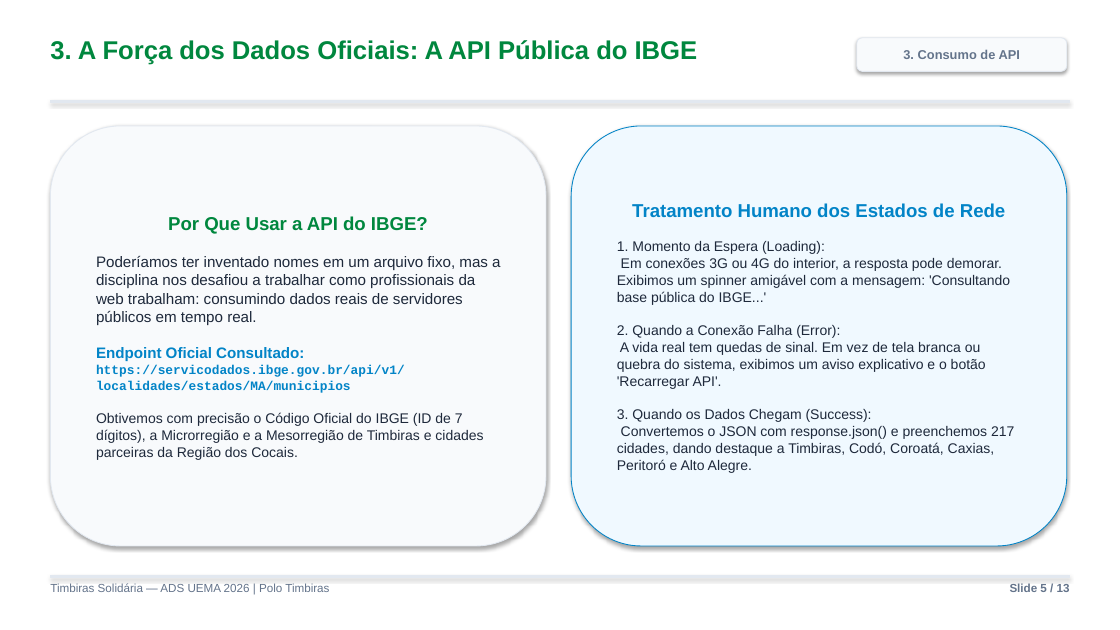
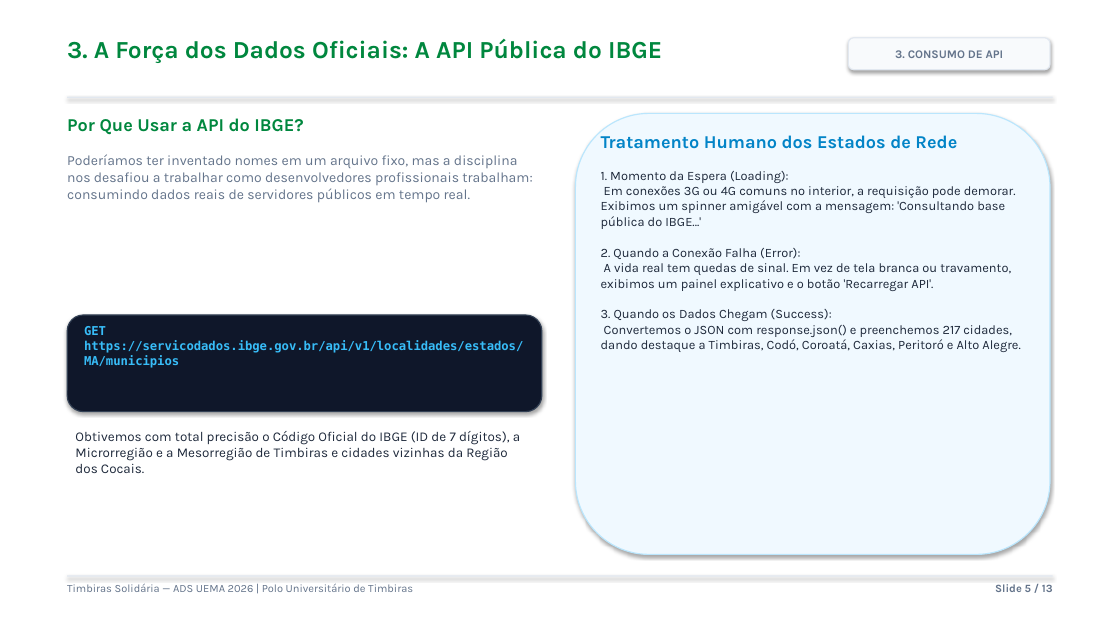
Before and after one commit to ambersonrogers/timbiras-solidaria, a slide deck: slide 5 of Relatorio_Atividade_2_Slides.pptx. Drawn at 1120x630 pixels with LibreOffice and Linux fonts; fonts in the diff are those of the drawing. Boxes give left, top, right and bottom in pixels: in the first picture for what was removed or moved away, otherwise in the second. Text is boxed around its words. In the diff, an @@ line names an element or a change of style, - is before the commit and + after.

Commit message:
Relatorio_Atividade_2_Slides.pptx: apresentacao em slides totalmente editavel no Microsoft PowerPoint

```diff
--- a/Relatorio_Atividade_2_Slides.pptx
+++ b/Relatorio_Atividade_2_Slides.pptx
@@ text "3. A Força dos Dados ..." moved from (x1=50, y1=40, x2=698, y2=65) to (x1=67, y1=39, x2=662, y2=63) @@
@@ text "3. A Força dos Dados ..." at (x1=67, y1=39, x2=662, y2=63): size 22 to 21 pt, font Arial to Karla @@
@@ rounded rectangle "3. CONSUMO DE API" resized from (x1=857, y1=38, x2=1067, y2=71) to (x1=849, y1=38, x2=1050, y2=70) @@
@@ rounded rectangle "3. CONSUMO DE API" at (x1=849, y1=38, x2=1050, y2=70): outline #E2E8F0 0.75 pt to #E2E8F0 1 pt @@
@@ text in rounded rectangle at (x1=895, y1=50, x2=1004, y2=58): text changed; size 11 to 10 pt; font Arial to Karla @@
-3. Consumo de API
+3. CONSUMO DE API
@@ rectangle at (x1=67, y1=97, x2=1053, y2=97): outline #E2E8F0 0.75 pt to none @@
@@ rectangle resized from (x1=50, y1=101, x2=1070, y2=103) to (x1=67, y1=97, x2=1053, y2=97) @@
@@ text at (x1=67, y1=118, x2=303, y2=135): size 16 to 15.5 pt, font Arial to Karla in "Por Que Usar a API do IBGE?"; alignment centre to left @@
@@ text "Por Que Usar a API ..." moved from (x1=50, y1=126, x2=546, y2=546) to (x1=67, y1=118, x2=532, y2=203) @@
@@ text "Por Que Usar a API ..." at (x1=67, y1=118, x2=532, y2=203): vertical alignment middle to top; fill #F8FAFC to none; outline #E2E8F0 0.75 pt to none; shadow off @@
@@ rounded rectangle added at (x1=576, y1=113, x2=1050, y2=555), fill #F0F9FF, outline #BAE6FD 1 pt @@
@@ text at (x1=601, y1=135, x2=1020, y2=352): size 16 to 15.5 pt in "Tratamento Humano dos Estados de Rede"; font Arial to Karla in "Tratamento Humano dos Estados de Rede", "3. Quando os Dados Chegam (Success): Convertemos ..."; size 12 to 11 pt in "3. Quando os Dados Chegam (Success): Convertemos ..."; alignment centre to left @@
@@ text "Tratamento Humano dos Estados de ..." moved from (x1=571, y1=126, x2=1067, y2=546) to (x1=601, y1=135, x2=1020, y2=352) @@
@@ text "Tratamento Humano dos Estados de ..." at (x1=601, y1=135, x2=1020, y2=352): vertical alignment middle to top; fill #F0F9FF to none; outline #0284C7 0.75 pt to none; shadow off @@
@@ text at (x1=67, y1=154, x2=532, y2=203): text changed; size 13 to 12 pt; font Arial to Karla; text colour #1E293B to #64748B @@
-Poderíamos ter inventado nomes em um arquivo fixo, mas a disciplina nos desafiou a trabalhar como profissionais da web trabalham: consumindo dados reais de servidores públicos em tempo real.
-Endpoint Oficial Consultado:
-https://servicodados.ibge.gov.br/api/v1/localidades/estados/MA/municipios
-Obtivemos com precisão o Código Oficial do IBGE (ID de 7 dígitos), a Microrregião e a Mesorregião de Timbiras e cidades parceiras da Região dos Cocais.
+Poderíamos ter inventado nomes em um arquivo fixo, mas a disciplina nos desafiou a trabalhar como desenvolvedores profissionais trabalham: consumindo dados reais de servidores públicos em tempo real.
@@ text at (x1=601, y1=171, x2=1016, y2=291): text changed; size 12 to 11 pt; font Arial to Karla @@
-1. Momento da Espera (Loading):
-Em conexões 3G ou 4G do interior, a resposta pode demorar. Exibimos um spinner amigável com a mensagem: 'Consultando base pública do IBGE...'
-2. Quando a Conexão Falha (Error):
-A vida real tem quedas de sinal. Em vez de tela branca ou quebra do sistema, exibimos um aviso explicativo e o botão 'Recarregar API'.
+1. Momento da Espera (Loading):
+Em conexões 3G ou 4G comuns no interior, a requisição pode demorar. Exibimos um spinner amigável com a mensagem: 'Consultando base pública do IBGE...'
+2. Quando a Conexão Falha (Error):
+A vida real tem quedas de sinal. Em vez de tela branca ou travamento, exibimos um painel explicativo e o botão 'Recarregar API'.
@@ rounded rectangle added at (x1=67, y1=315, x2=542, y2=412), fill #0F172A, outline #334155 1 pt @@
@@ text added at (x1=84, y1=326, x2=523, y2=368), 10.5 pt, text #38BDF8, bold @@
+GET https://servicodados.ibge.gov.br/api/v1/localidades/estados/MA/municipios
@@ text added at (x1=75, y1=431, x2=520, y2=473), 11.5 pt, text #1E293B @@
+Obtivemos com total precisão o Código Oficial do IBGE (ID de 7 dígitos), a Microrregião e a Mesorregião de Timbiras e cidades vizinhas da Região dos Cocais.
@@ text at (x1=67, y1=583, x2=413, y2=592): text changed; size 10 to 9.5 pt; font Arial to Karla @@
-Timbiras Solidária — ADS UEMA 2026 | Polo Timbiras
+Timbiras Solidária — ADS UEMA 2026 | Polo Universitário de Timbiras
@@ rectangle resized from (x1=50, y1=576, x2=1070, y2=577) to (x1=67, y1=576, x2=1053, y2=576) @@
@@ rectangle at (x1=67, y1=576, x2=1053, y2=576): outline #E2E8F0 0.75 pt to none @@
@@ text "Slide 5 / 13" moved from (x1=1010, y1=583, x2=1070, y2=592) to (x1=995, y1=584, x2=1053, y2=592) @@
@@ text "Slide 5 / 13" at (x1=995, y1=584, x2=1053, y2=592): size 10 to 9.5 pt, font Arial to Karla @@
```
Also in this commit, not shown: 12 other slides changed, 1 other file.
